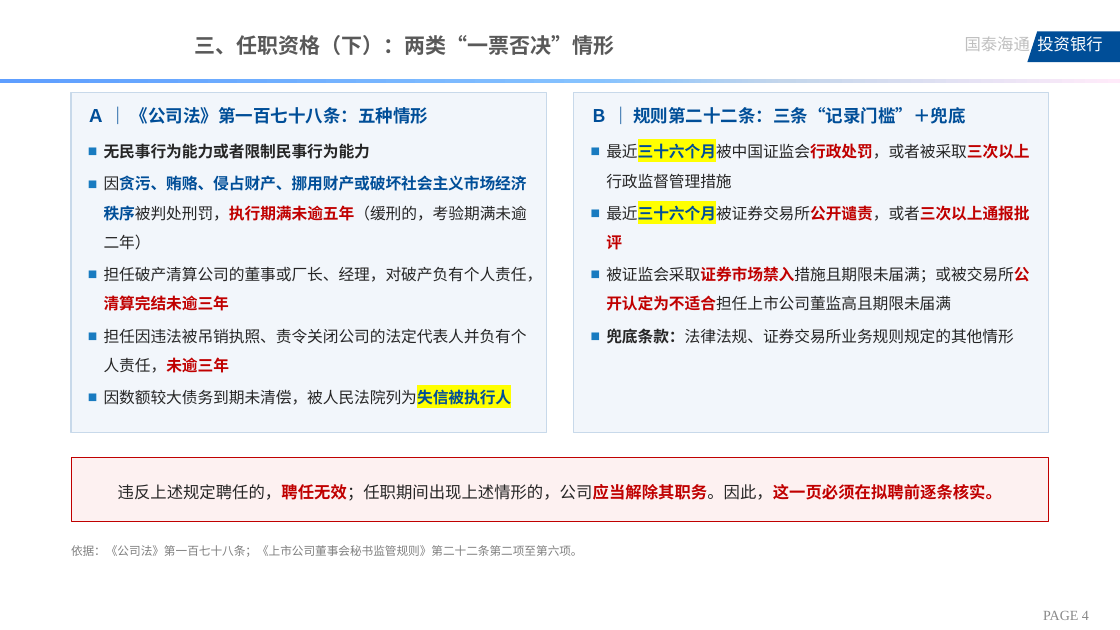
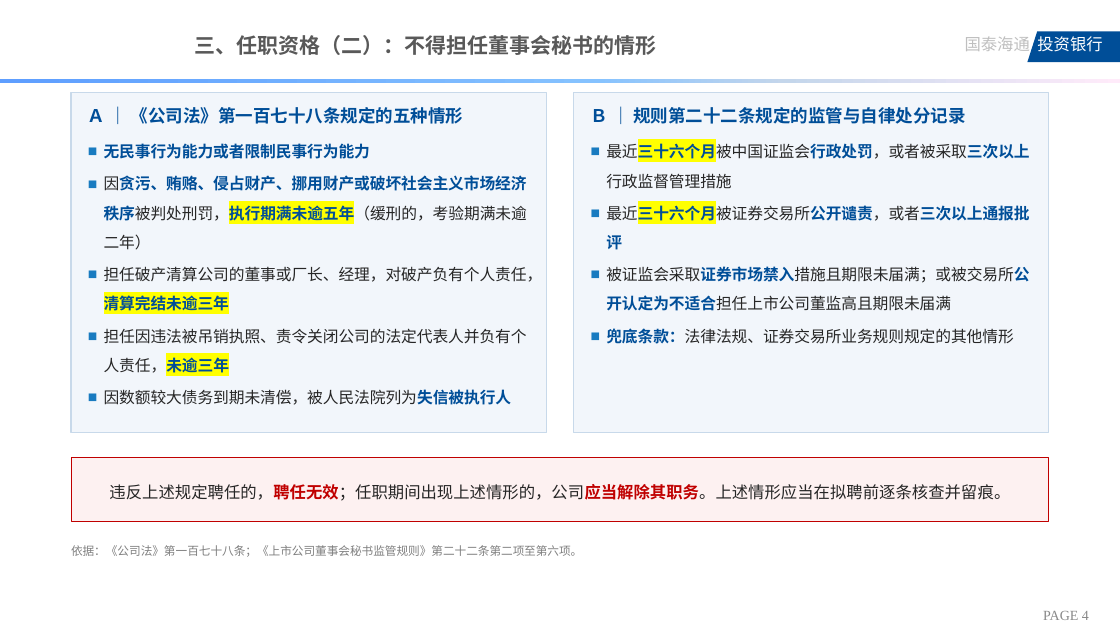
Before and after one commit to xid013-ux/JXD, a slide deck: slide 4 of output/上市公司董事会秘书选聘指引.pptx. Drawn at 1120x630 pixels with LibreOffice and Linux fonts; fonts in the diff are those of the drawing; background and template pictures are left out. Boxes give left, top, right and bottom in pixels: in the first picture for what was removed or moved away, otherwise in the second. Text is boxed around its words. In the diff, an @@ line names an element or a change of style, - is before the commit and + after.

```diff
--- a/output/上市公司董事会秘书选聘指引.pptx
+++ b/output/上市公司董事会秘书选聘指引.pptx
@@ text at (194, 35, 656, 55): text changed @@
-三、任职资格（下）：两类“一票否决”情形
+三、任职资格（二）：不得担任董事会秘书的情形
@@ text in rectangle at (88, 107, 463, 124): text changed @@
-Ａ ｜ 《公司法》第一百七十八条：五种情形
+Ａ ｜ 《公司法》第一百七十八条规定的五种情形
@@ text in rectangle at (591, 107, 965, 124): text changed @@
-Ｂ ｜ 规则第二十二条：三条“记录门槛”＋兜底
+Ｂ ｜ 规则第二十二条规定的监管与自律处分记录
@@ text in rectangle at (104, 143, 543, 405): text colour #262626 to #004E98 in "无民事行为能力或者限制民事行为能力"; text colour #C00000 to #004E98, highlight none to #FFFF00 in "因贪污、贿赂、侵占财产、挪用财产或破坏社会主义市场经济秩序被判处刑罚，执行期满未逾五年（缓刑的，考验期满未逾二年）", "担任破产清算公司的董事或厂长、经理，对破产负有个人责任，清算完结未逾三年", "担任因违法被吊销执照、责令关闭公司的法定代表人并负有个人责任，未逾三年"; highlight #FFFF00 to none in "因数额较大债务到期未清偿，被人民法院列为失信被执行人" @@
@@ text in rectangle at (606, 141, 1029, 344): text colour #C00000 to #004E98 in "最近三十六个月被中国证监会行政处罚，或者被采取三次以上行政监督管理措施", "最近三十六个月被证券交易所公开谴责，或者三次以上通报批评", "被证监会采取证券市场禁入措施且期限未届满；或被交易所公开认定为不适合担任上市公司董监高且期限未届满"; text colour #262626 to #004E98 in "兜底条款：法律法规、证券交易所业务规则规定的其他情形" @@
@@ text in rectangle at (109, 484, 1010, 501): text changed @@
-违反上述规定聘任的，聘任无效；任职期间出现上述情形的，公司应当解除其职务。因此，这一页必须在拟聘前逐条核实。
+违反上述规定聘任的，聘任无效；任职期间出现上述情形的，公司应当解除其职务。上述情形应当在拟聘前逐条核查并留痕。
```
Also in this commit, not shown: 6 other slides changed.
